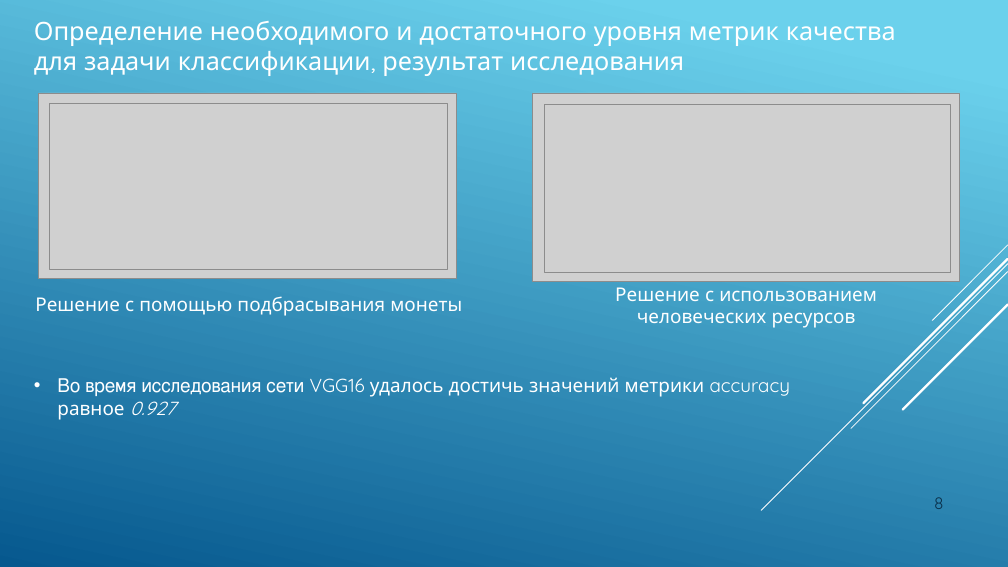
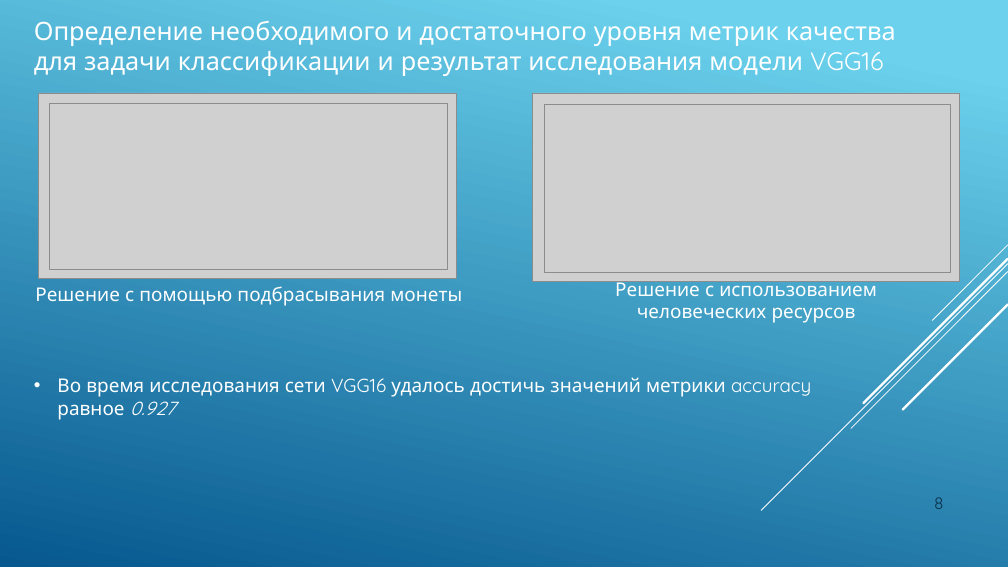
Before and after one commit to JacKira/Airbus_ship_detection, a slide deck: slide 8 of Отчет/ВКР презентация.pptx. Drawn at 1008x567 pixels with LibreOffice and Linux fonts; fonts in the diff are those of the drawing; grey boxes stand for pictures. Boxes give left, top, right and bottom in pixels: in the first picture for what was removed or moved away, otherwise in the second. Text is boxed around its words. In the diff, an @@ line names an element or a change of style, - is before the commit and + after.

```diff
--- a/Отчет/ВКР презентация.pptx
+++ b/Отчет/ВКР презентация.pptx
@@ text at [34,21,896,76]: text changed @@
-Определение необходимого и достаточного уровня метрик качества для задачи классификации, результат исследования
+Определение необходимого и достаточного уровня метрик качества для задачи классификации и результат исследования модели VGG16
@@ text "Решение с помощью подбрасывания монеты": place and size @@
-text "Решение с помощью подбрасывания монеты" at [35,296,462,316]
+text "Решение с помощью подбрасывания монеты" at [35,286,462,306]
@@ text "Решение с использованием человеческих ресурсов" rewrapped from [615,287,877,328] to [615,278,877,323] @@
@@ text "Во время исследования сети VGG16 ..." rewrapped from [57,377,790,420] to [57,377,811,420] @@
```
Also in this commit, not shown: 7 other slides changed, 4 slides added, 1 other file.
